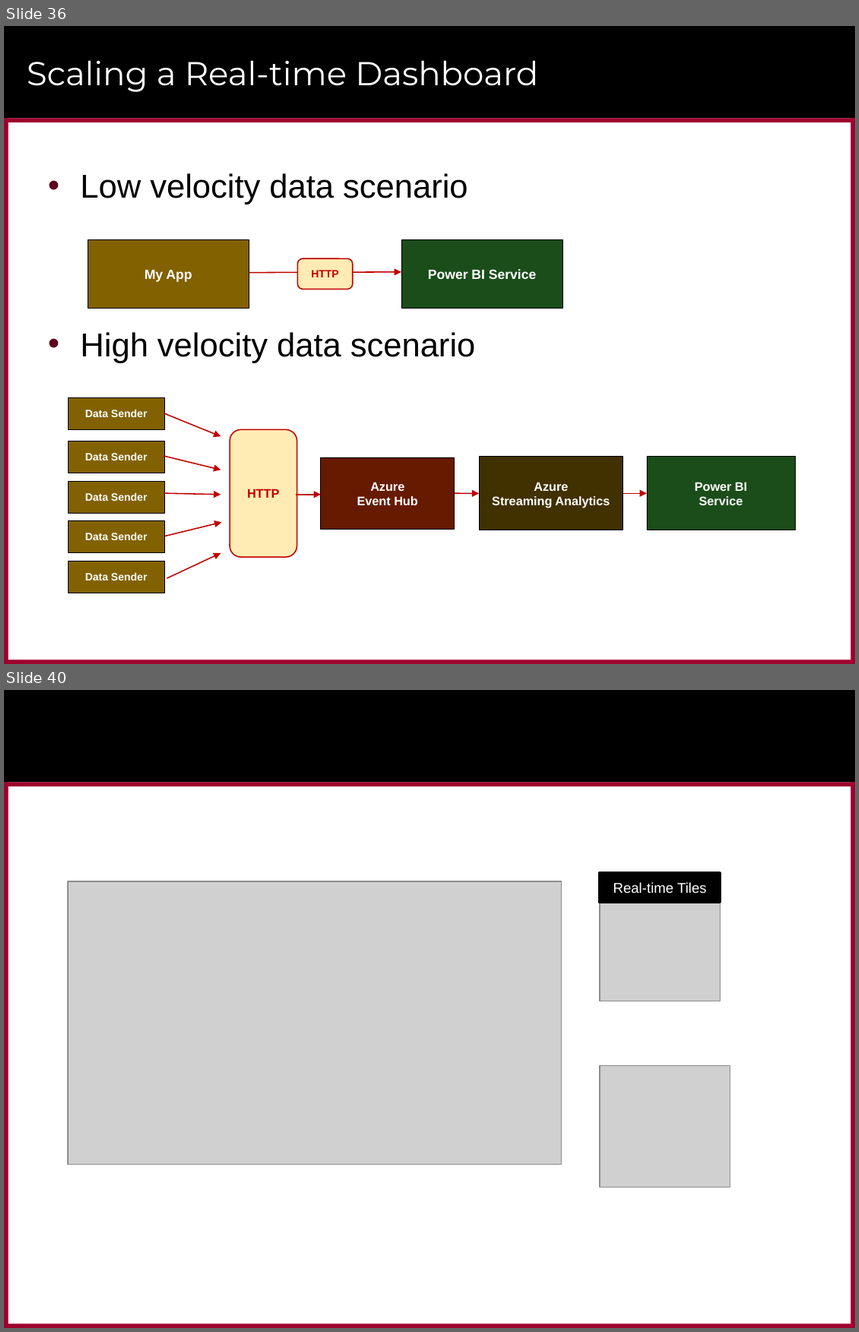
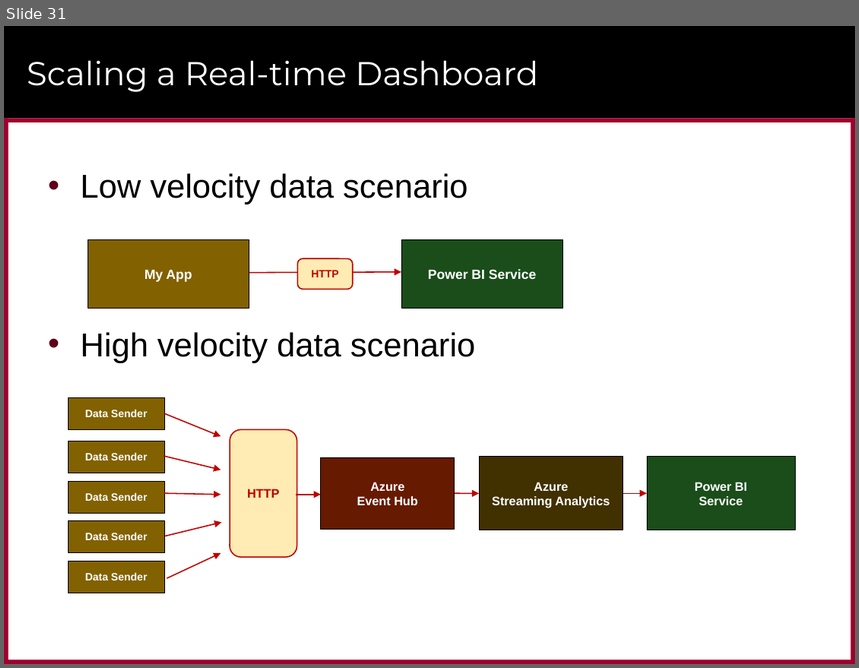
Before and after one commit to CriticalPathTraining/RealtimeDashboards, a slide deck: RealtimeDashboards.pptx. Shown one above the other, each under a label of ours: slides 36 and 40 before the commit, slide 31 after it; the slides between them are not shown. The pictures are 859x1332 and 859x668 pixels, drawn with LibreOffice and Linux fonts; fonts in the diff are those of the drawing; grey boxes stand for pictures; background and template pictures are left out. Boxes give left, top, right and bottom in pixels: in the first picture for what was removed or moved away, otherwise in the second. Text is boxed around its words. In the diff, an @@ line names an element or a change of style, - is before the commit and + after.

```diff
--- a/RealtimeDashboards.pptx
+++ b/RealtimeDashboards.pptx
@@ slide 40 removed at (x1=4, y1=690, x2=855, y2=1328), background #FFFFFF; not listed: 6 template elements that a slide beside it also shows @@
@@ picture removed at (x1=68, y1=882, x2=562, y2=1164) @@
@@ rectangle removed at (x1=600, y1=873, x2=721, y2=903) @@
-Real-time Tiles
@@ picture removed at (x1=600, y1=903, x2=721, y2=1002) @@
@@ picture removed at (x1=600, y1=1066, x2=730, y2=1188) @@
@@ what was slide 36 is now slide 31 @@
```
Also in this commit, not shown: 4 slides changed, 5 slides added, 12 other slides removed, 3 other files.
